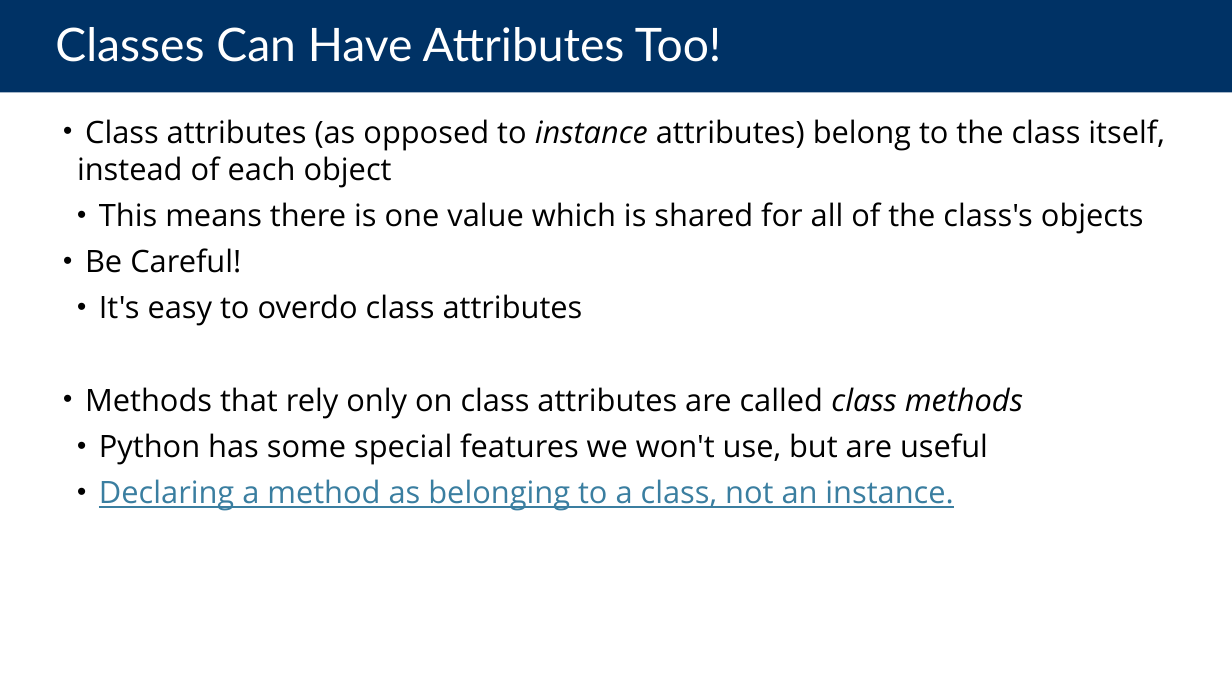
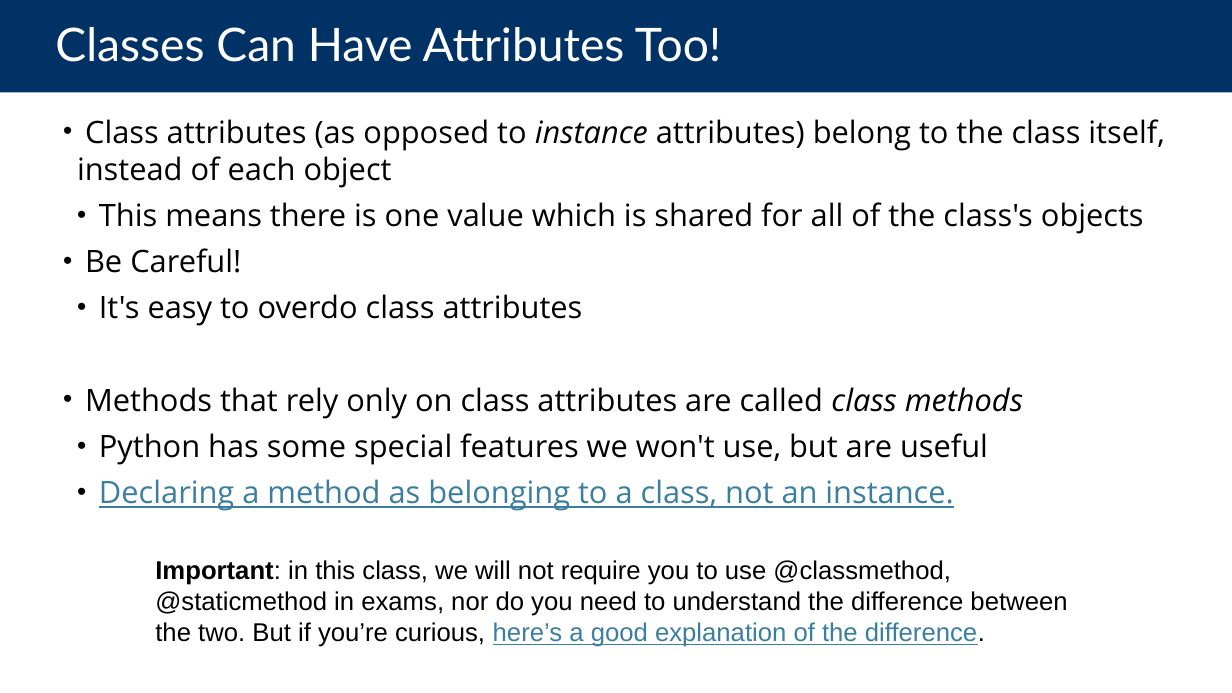
Before and after one commit to cs88-website/su24, a slide deck: slide 11 of assets/slides/su24/15-OOP_II.pptx (slide 8 before the commit). Drawn at 1232x693 pixels with LibreOffice and Linux fonts; fonts in the diff are those of the drawing. Boxes give left, top, right and bottom in pixels: in the first picture for what was removed or moved away, otherwise in the second. Text is boxed around its words. In the diff, an @@ line names an element or a change of style, - is before the commit and + after.

```diff
--- a/assets/slides/su24/15-OOP_II.pptx
+++ b/assets/slides/su24/15-OOP_II.pptx
@@ text added at (x1=155, y1=560, x2=1067, y2=647), 20 pt, text #000000 @@
+Important: in this class, we will not require you to use @classmethod, @staticmethod in exams, nor do you need to understand the difference between the two. But if you’re curious, here’s a good explanation of the difference.
```
Also in this commit, not shown: 12 other slides changed, 9 slides added, 2 slides removed, 11 other files.
